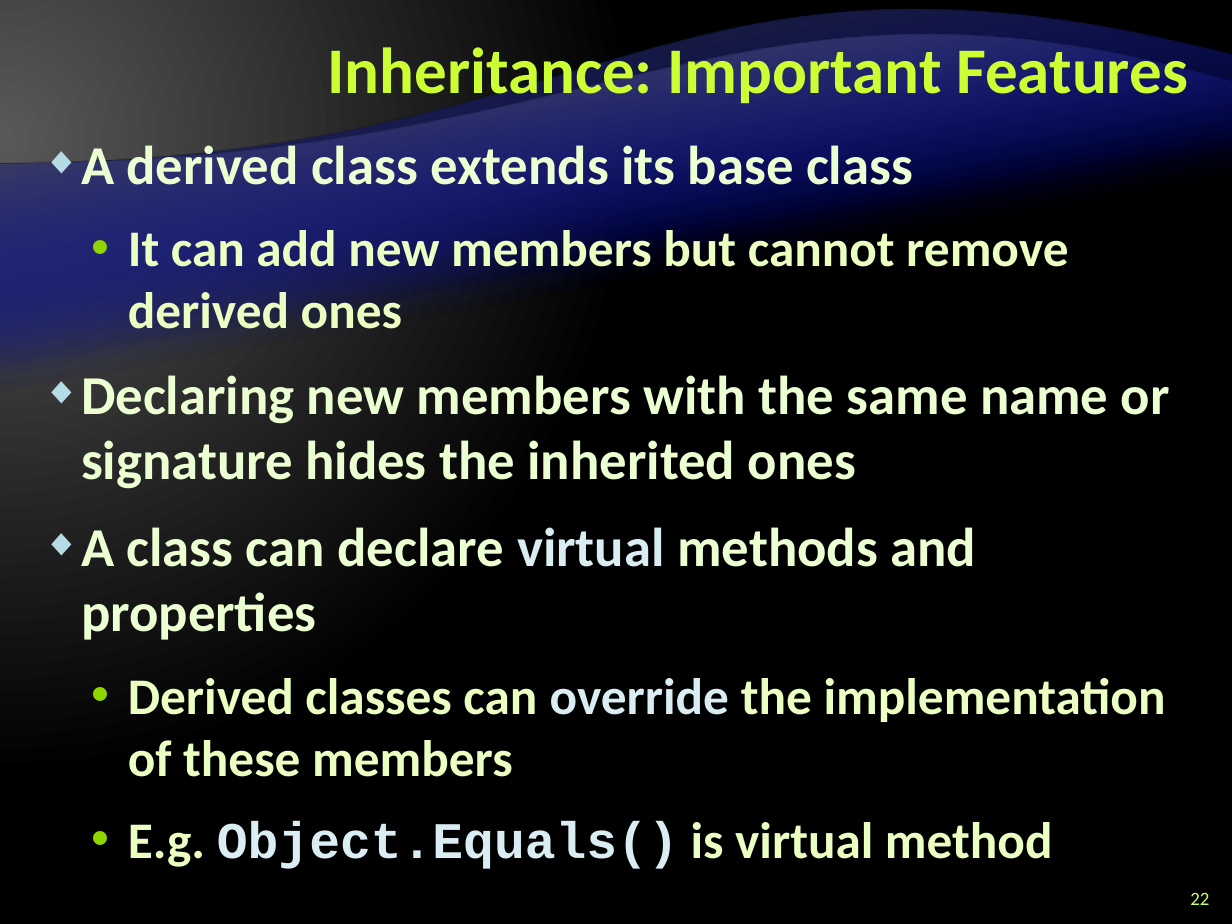
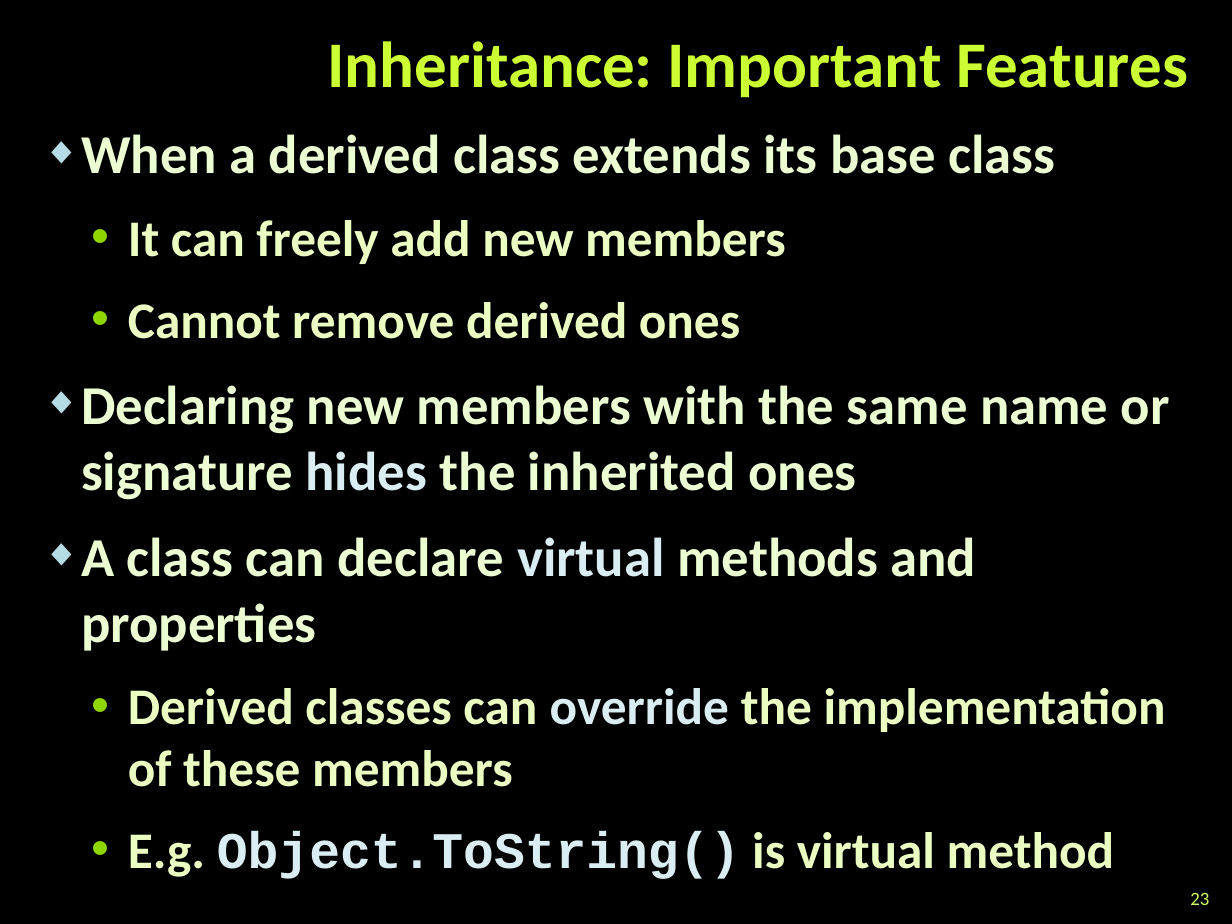
Before and after one commit to zlatkov/Telerik-Academy, a slide deck: slide 23 of C#OOP/Object-Oriented-Programming-Principles-Part-I.pptx (slide 22 before the commit). Drawn at 1232x924 pixels with LibreOffice and Linux fonts; fonts in the diff are those of the drawing; background and template pictures are left out. Boxes give left, top, right and bottom in pixels: in the first picture for what was removed or moved away, otherwise in the second. Text is boxed around its words. In the diff, an @@ line names an element or a change of style, - is before the commit and + after.

```diff
--- a/C#OOP/Object-Oriented-Programming-Principles-Part-I.pptx
+++ b/C#OOP/Object-Oriented-Programming-Principles-Part-I.pptx
@@ background gradient #595959 to #000000 to picture (left out) @@
@@ title "Inheritance: Important Features" rewrapped from bbox=[327, 38, 1188, 108] to bbox=[327, 41, 1188, 98] @@
@@ freeform shape removed at bbox=[0, 55, 1232, 804] @@
@@ freeform shape removed at bbox=[0, 55, 1232, 804] @@
@@ freeform shape removed at bbox=[0, 83, 1232, 686] @@
@@ freeform shape removed at bbox=[0, 83, 1232, 686] @@
@@ text at bbox=[81, 134, 1055, 339]: text changed @@
-◆ A derived class extends its base class
-  • It can add new members but cannot remove derived ones
+◆ When a derived class extends its base class
+  • It can freely add new members
+  • Cannot remove derived ones
@@ text at bbox=[81, 385, 1170, 500]: text colour #EBFFD2 to #DAEDF2 in "hides" @@
@@ text at bbox=[128, 831, 1115, 879]: text changed @@
-  • E.g. Object.Equals() is virtual method
+  • E.g. Object.ToString() is virtual method
@@ page number at bbox=[1190, 893, 1209, 905]: text changed @@
-22
+23
```
Also in this commit, not shown: 41 other slides changed, 15 slides added, 2 slides removed, 37 other files.
